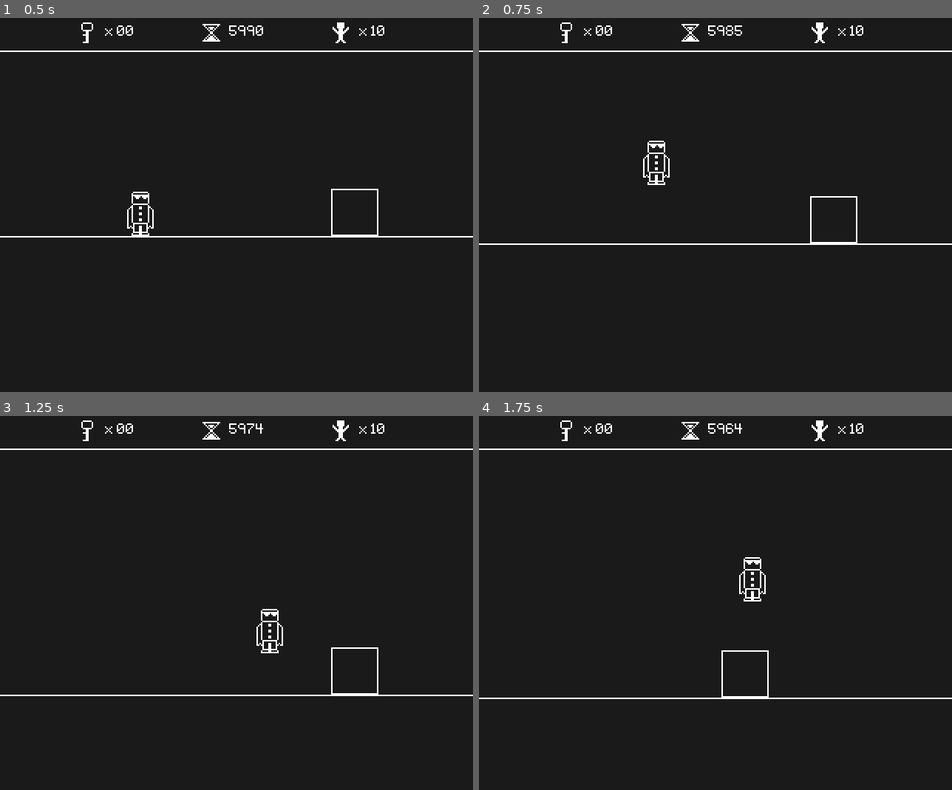
Above: before the commit, frames 1-4 (two rows, left to right).
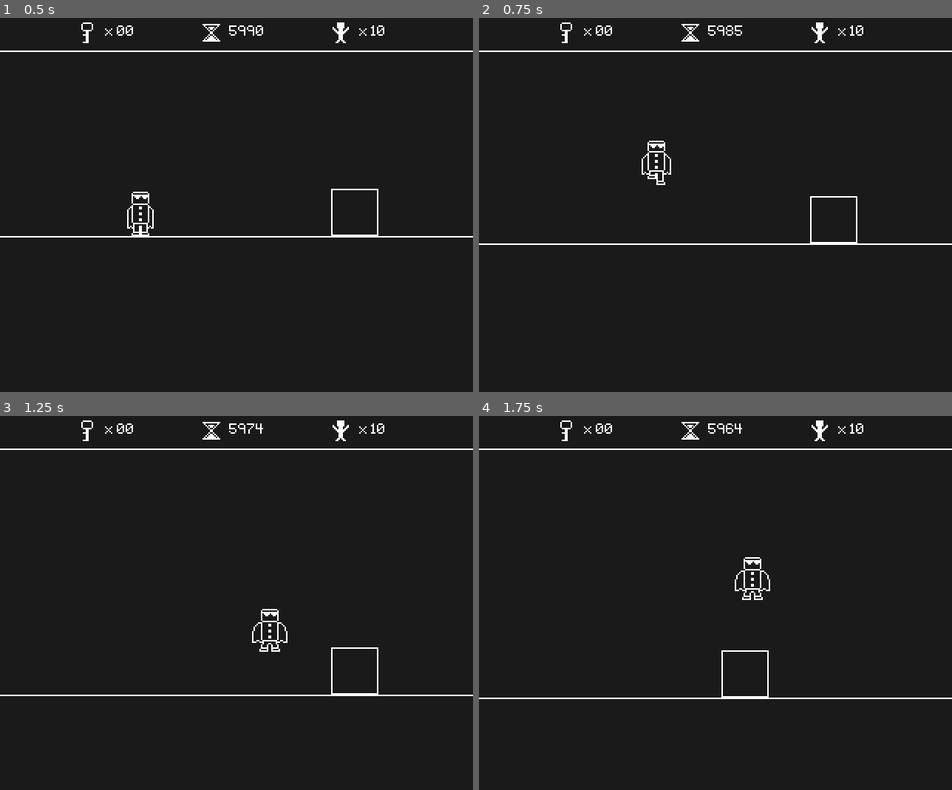
Above: after the commit, the same moments.

Repository: Kiel97/bialjam2019
Game: Godot game, scene res://Levels/Level.tscn
The game is run twice, just before and just after one commit, with the same random seed, the same clock (stepped at 60 frames per second) and the same inputs.
Inputs:
- Up to frame 1 (0.5 s): no input
- Up to frame 2 (0.75 s): hold Right (move_right) from 0.53 s (still down); tap Up (jump) at 0.6 s
- Up to frame 3 (1.25 s): keep holding Right (move_right); tap Up (jump) at 0.77, 1.07 s
- Up to frame 4 (1.75 s): keep holding Right (move_right); tap Up (jump) at 1.35, 1.52 s

Frame 1 is identical in both runs. In frame 2, 0.2% of the frame differs, in the area x 34-41%, y 35-45%; in frame 3, 0.2%; in frame 4, 0.2%.

Commit message:
Added Hero FSM

Diff:
--- a/Bialjam2019/Hero/Hero.gd
+++ b/Bialjam2019/Hero/Hero.gd
@@ -9,9 +9,17 @@
 const GRAVITY = 1000
 const TICKS_PER_SECOND = 21
 
+var hero_frames = {hero_states.IDLE: 0,
+					hero_states.JUMP: 32,
+					hero_states.FALL: 64,
+					hero_states.DEAD: 96}
+
+enum hero_states {IDLE, JUMP, FALL, DEAD}
+
 onready var timer : Timer = $Timer
 
 var velocity : Vector2 = Vector2()
+var state : int = hero_states.IDLE setget change_state
 
 var prisoners_left : int = 0 setget set_prisoners_left
 var keys_collected : int = 0 setget set_keys_collected
@@ -23,13 +31,16 @@
 
 func _process(delta: float) -> void:
 	velocity.y += GRAVITY * delta
-	if time_left > 0:
-		get_input()
+	if self.state != hero_states.DEAD:
+		if time_left == 0:
+			die()
+		else:
+			get_input()
 
 	velocity = move_and_slide(velocity, Vector2(0, -1))
 
-	if time_left == 0:
-		die()
+	#if time_left == 0 and self.state != hero_states.DEAD:
+	#	die()
 
 func _physics_process(delta: float) -> void:
 
@@ -52,8 +63,14 @@
 	if left:
 		velocity.x -= MOVE_SPEED
 		$Sprite.flip_h = true
-	if jump and is_on_floor():
+
+	if jump and is_on_floor() and not(self.state in [hero_states.JUMP, hero_states.FALL]):
+		self.state = hero_states.JUMP
 		velocity.y = JUMP_SPEED
+	elif self.state == hero_states.JUMP and !is_on_floor() and velocity.y > 0:
+		self.state = hero_states.FALL
+	elif self.state in [hero_states.JUMP, hero_states.FALL] and is_on_floor():
+		self.state = hero_states.IDLE
 
 func set_prisoners_left(value: int) -> void:
 	prisoners_left = value
@@ -67,6 +84,18 @@
 	time_left = value
 	emit_signal("time_changed", self.time_left)
 
+func change_state(new_state) -> void:
+	state = new_state
+	var coords_x = hero_frames[new_state]
+
+	$Sprite.region_rect = Rect2(coords_x, 0, 32 ,32)
+
+	if new_state == hero_states.DEAD:
+		velocity.y = -300
+		$CollisionShape2D.disabled = true
+		$Camera2D.current = false
+		yield(get_tree().create_timer(2.5), "timeout")
+
 func collect_key() -> void:
 	self.keys_collected += 1
 
@@ -79,6 +108,7 @@
 
 func die() -> void:
 	timer.stop()
+	self.state = hero_states.DEAD
 
 func _on_Level_counter_prisoners(value) -> void:
 	self.prisoners_left = value
